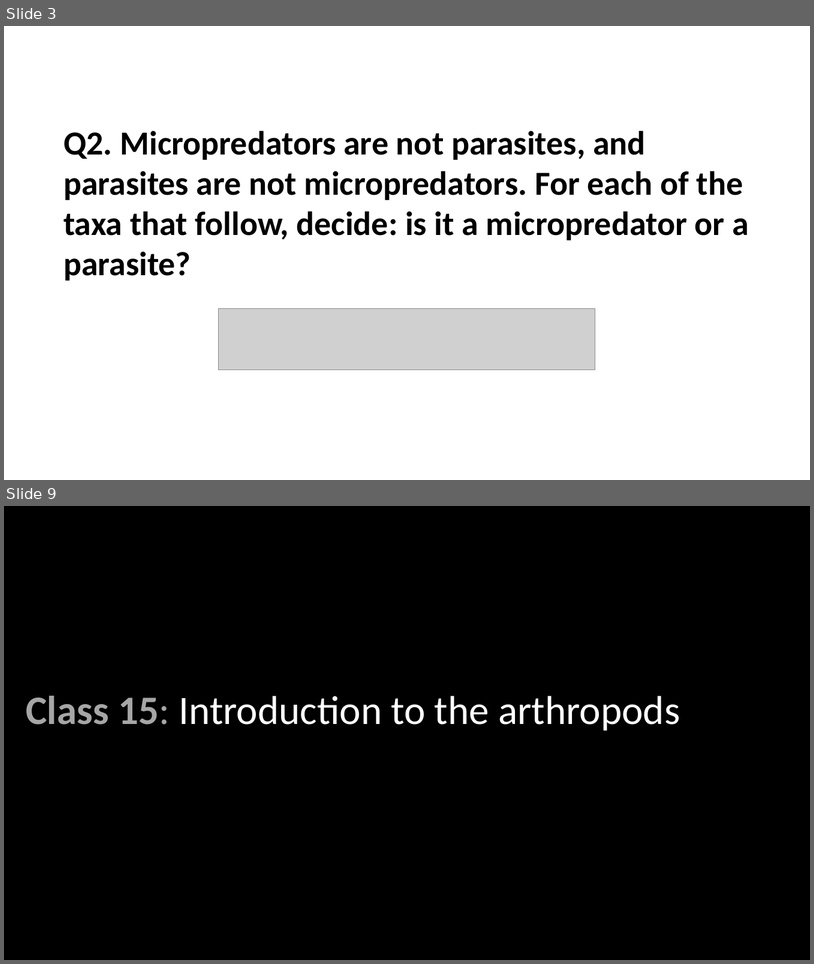
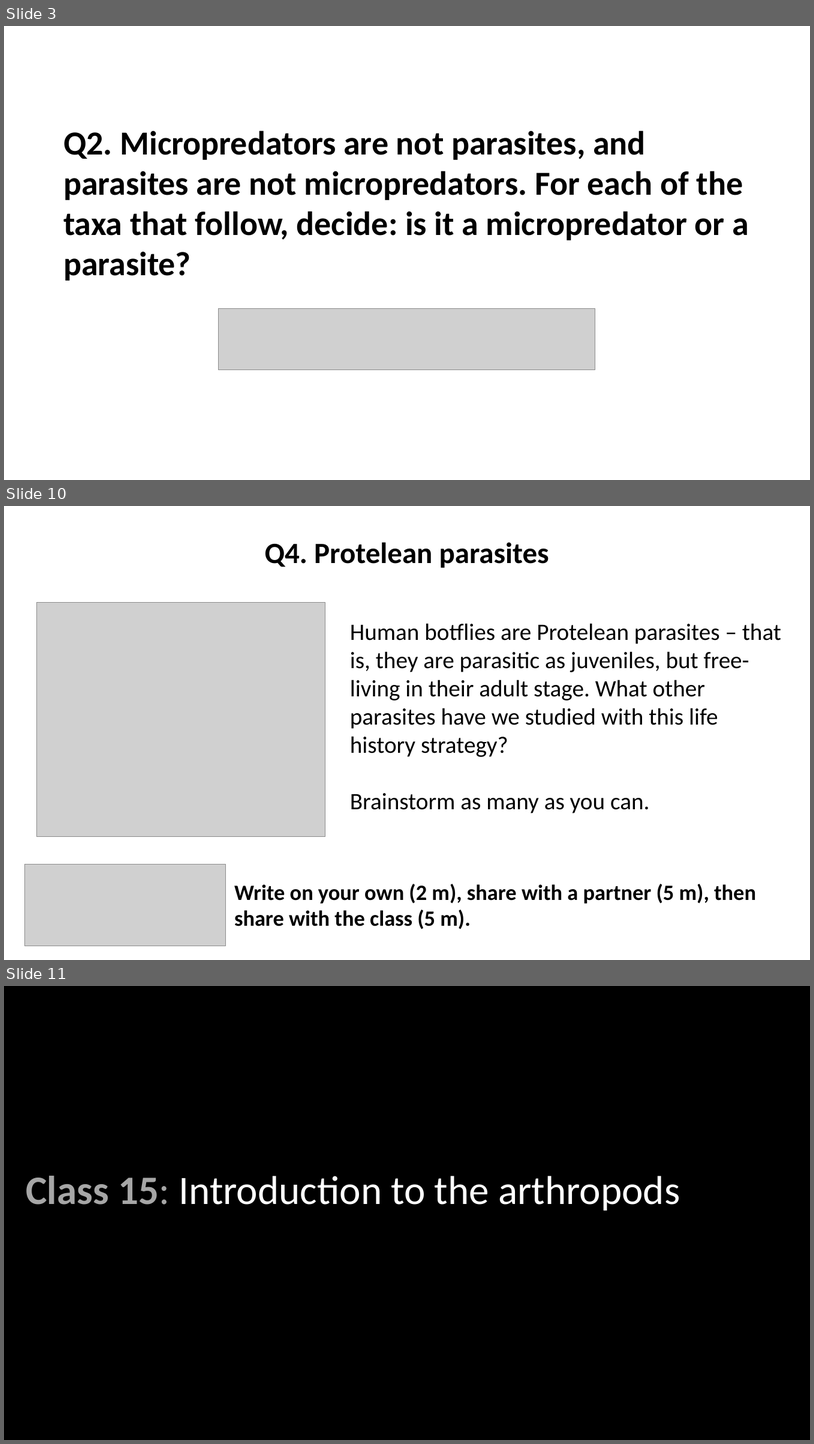
Before and after one commit to wood-lab/fish_406, a slide deck: docs/lectures/in-class_activities/class_15.pptx. Shown one above the other, each under a label of ours: slides 3 and 9 before the commit, slides 3, 10 and 11 after it; the slides between them are not shown. The pictures are 814x964 and 814x1444 pixels, drawn with LibreOffice and Linux fonts; fonts in the diff are those of the drawing; grey boxes stand for pictures. Boxes give left, top, right and bottom in pixels: in the first picture for what was removed or moved away, otherwise in the second. Text is boxed around its words. In the diff, an @@ line names an element or a change of style, - is before the commit and + after.

Commit message:
updating class 15

```diff
--- a/docs/lectures/in-class_activities/class_15.pptx
+++ b/docs/lectures/in-class_activities/class_15.pptx
@@ slide 10 added at <box>4,506,810,960</box>, background #FFFFFF @@
@@ text added at <box>265,542,549,568</box>, 35 pt, text #000000, bold @@
+Q4. Protelean parasites
@@ picture added at <box>36,602,325,837</box> @@
@@ text added at <box>350,623,782,813</box>, 28 pt, text #000000 @@
+Human botflies are Protelean parasites – that is, they are parasitic as juveniles, but free-living in their adult stage. What other parasites have we studied with this life history strategy?
+Brainstorm as many as you can.
@@ picture added at <box>24,864,225,945</box> @@
@@ text added at <box>234,883,756,929</box>, 26 pt, text #000000, bold @@
+Write on your own (2 m), share with a partner (5 m), then share with the class (5 m).
@@ what was slide 9 is now slide 11 @@
```
Also in this commit, not shown: 2 slides changed, 1 other slide added, 14 other files.
